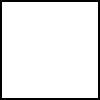
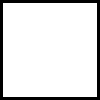
Layer changes from the first 100x100 image to the second:
painted on "Rectangle 1" over [2,2,98,98]
